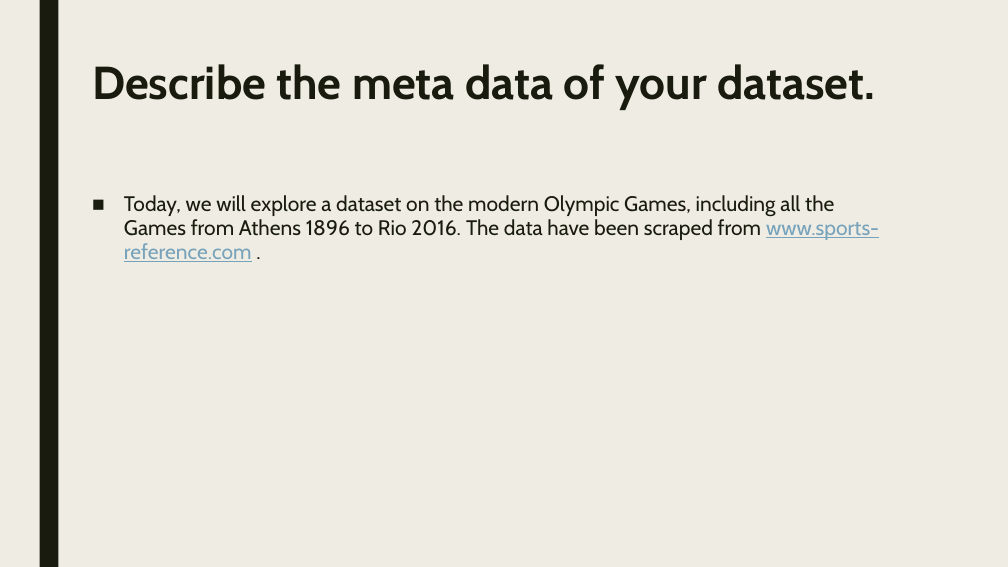
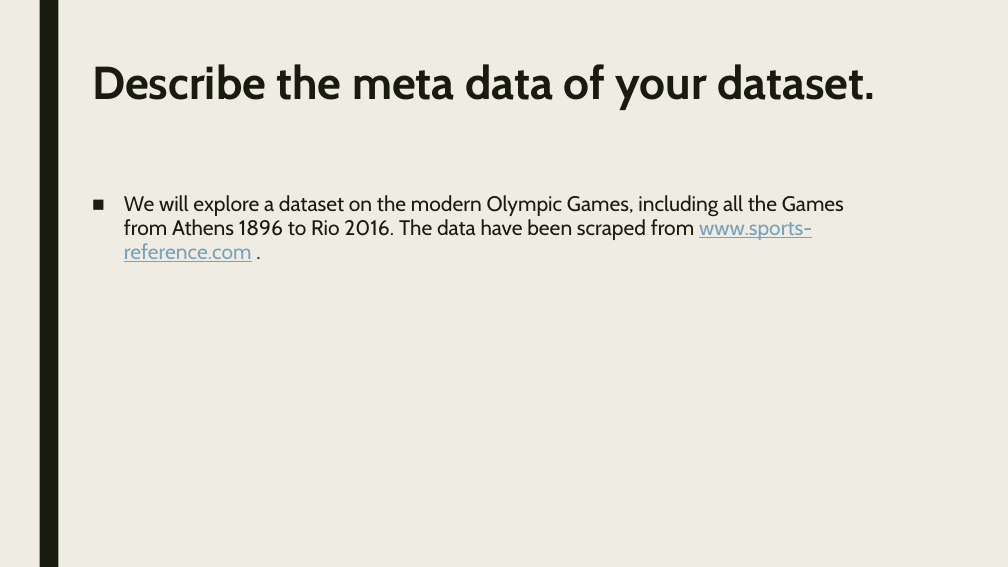
Before and after one commit to baiyuelang/olympic, a slide deck: slide 3 of 12.pptx. Drawn at 1008x567 pixels with LibreOffice and Linux fonts; fonts in the diff are those of the drawing. Boxes give left, top, right and bottom in pixels: in the first picture for what was removed or moved away, otherwise in the second. Text is boxed around its words. In the diff, an @@ line names an element or a change of style, - is before the commit and + after.

Commit message:
code16

```diff
--- a/12.pptx
+++ b/12.pptx
@@ text at (x1=124, y1=195, x2=844, y2=262): text changed @@
-■ Today, we will explore a dataset on the modern Olympic Games, including all the Games from Athens 1896 to Rio 2016. The data have been scraped from www.sports-reference.com .
+■ We will explore a dataset on the modern Olympic Games, including all the Games from Athens 1896 to Rio 2016. The data have been scraped from www.sports-reference.com .
```
Also in this commit, not shown: 3 other slides changed.
